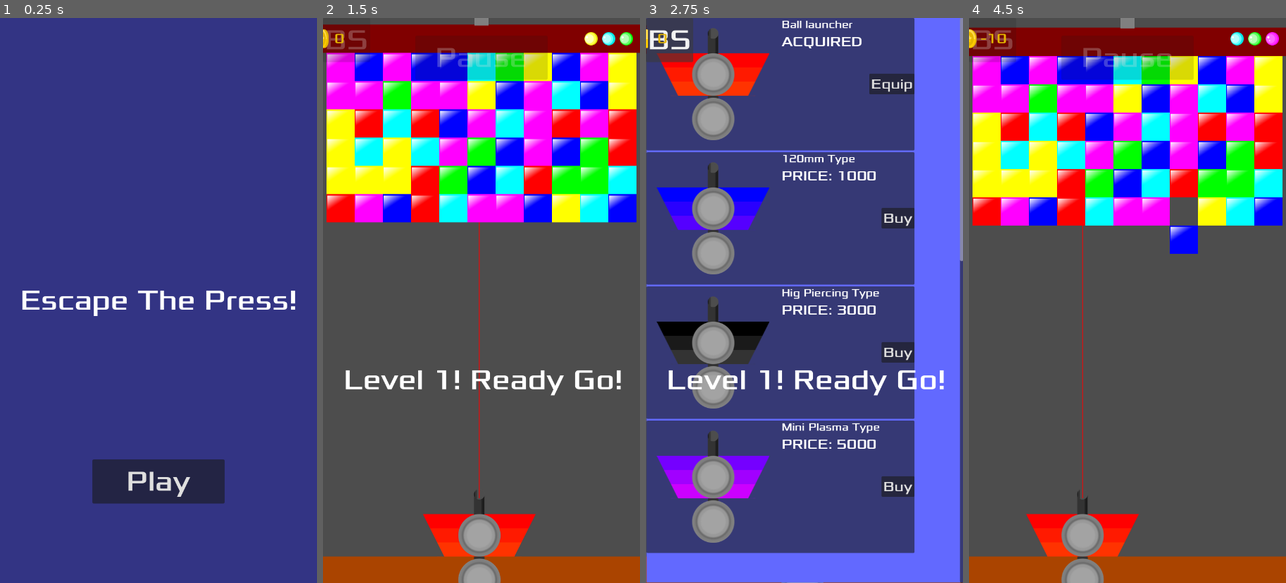
Above: before the commit, frames 1-4 (left to right).
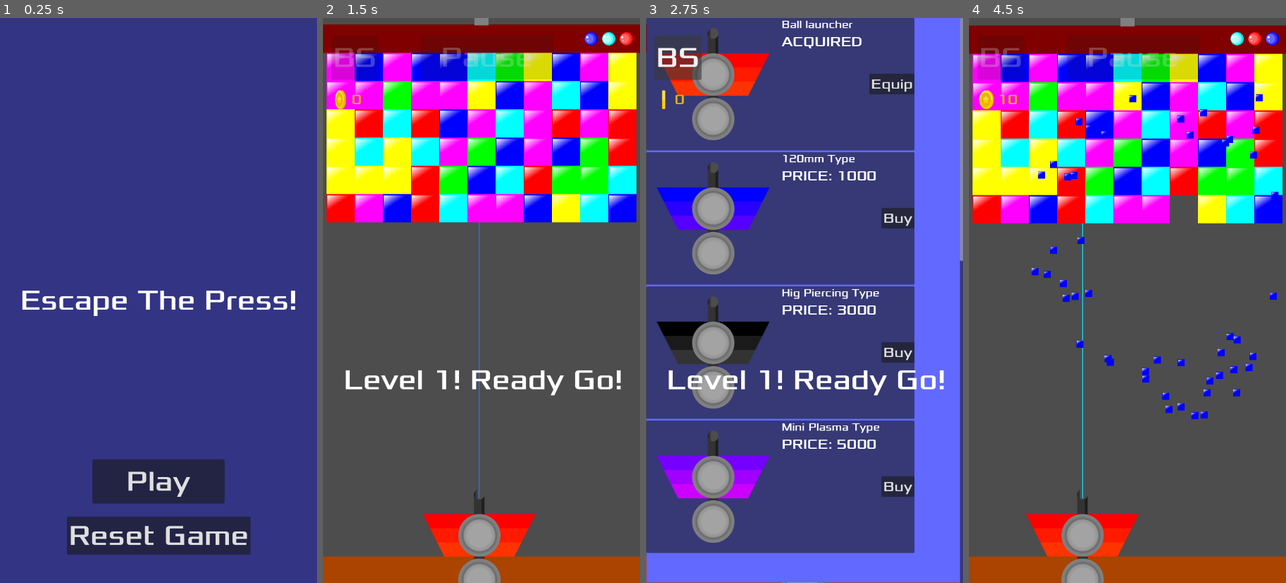
Above: after the commit, the same moments.

Repository: JamesElison/Escape_The_Press
Game: Godot game, scene res://core/scenes/set_elements/main_menu.tscn
Same seed, same stepped clock (60 frames per second), same inputs: the game is played once before the commit and once after it. Sound files missing from this copy of the repository are replaced by a short silence.
Inputs (mouse positions are in pixels of both pictures, inside the frame that each line leads up to):
- Up to frame 1 (0.25 s): no input
- Up to frame 2 (1.5 s): click (481, 537) at 0.5 s, where only the run after the commit has a clickable "Reset Game"; click "Play" at 1.25 s
- Up to frame 3 (2.75 s): click "BS" at 2 s
- Up to frame 4 (4.5 s): click "Equip" at 2.75 s; move the mouse to (1197, 272) at 3.52 s; hold D (right) 3.53-4.25 s; click (1197, 272) at 3.6 s; drag from (1064, 328) to (1130, 571) at 4.27 s

The runs differ from the first frame. In frame 1, 3.9% of the frame differs, in the area x 21-80%, y 88-95%; in frame 2, 2.3%; in frame 3, 1.5%; in frame 4, 13%, in the area x 0-100%, y 1-85%.

Commit message:
Versão 0.1.5: Mira laser na cor da bola...

Diff:
--- a/core/scenes/levels/test_area.tscn
+++ b/core/scenes/levels/test_area.tscn
@@ -98,8 +98,10 @@
 [node name="BodyShopButton" parent="LevelCanvasLayer/HUD" unique_id=575916918 node_paths=PackedStringArray("body_shop_ui", "pause_button") instance=ExtResource("13_jyd58")]
 process_mode = 3
 layout_mode = 1
-offset_right = 107.0
-offset_bottom = 100.0
+offset_left = 19.0
+offset_top = 40.0
+offset_right = 126.0
+offset_bottom = 140.0
 size_flags_horizontal = 4
 size_flags_vertical = 4
 body_shop_ui = NodePath("../../BodyShop")
@@ -110,18 +112,18 @@
 anchors_preset = 5
 anchor_left = 0.5
 anchor_right = 0.5
-offset_left = 190.0
-offset_top = 40.0
-offset_right = 490.0
-offset_bottom = 140.0
+offset_left = 203.0
+offset_top = 39.0
+offset_right = 503.0
+offset_bottom = 139.0
 grow_horizontal = 2
 
 [node name="Coin" parent="LevelCanvasLayer/HUD" unique_id=780510659 instance=ExtResource("12_2xyph")]
 layout_mode = 0
-offset_left = 1.0
-offset_top = 47.0
-offset_right = 1.0
-offset_bottom = 47.0
+offset_left = 40.0
+offset_top = 185.0
+offset_right = 40.0
+offset_bottom = 185.0
 mouse_filter = 2
 
 [node name="MessageTimer" type="Timer" parent="." unique_id=1222788902]
--- a/core/scenes/set_elements/hud.tscn
+++ b/core/scenes/set_elements/hud.tscn
@@ -48,4 +48,20 @@
 theme_override_font_sizes/font_size = 64
 text = "Play"
 
+[node name="ResetButton" type="Button" parent="." unique_id=1207356961]
+anchors_preset = 7
+anchor_left = 0.5
+anchor_top = 1.0
+anchor_right = 0.5
+anchor_bottom = 1.0
+offset_left = -208.5
+offset_top = -150.0
+offset_right = 208.5
+offset_bottom = -64.0
+grow_horizontal = 2
+grow_vertical = 0
+theme_override_fonts/font = ExtResource("1_w0588")
+theme_override_font_sizes/font_size = 64
+text = "Reset Game"
+
 [connection signal="pressed" from="StartButton" to="." method="_on_start_button_pressed"]
--- a/core/scripts/charger.gd
+++ b/core/scripts/charger.gd
@@ -1,72 +1,105 @@
 extends Node2D
+
+signal top_color_changed(new_color_idx: int)
 
 var pre_charger_ball = preload("res://core/scenes/set_elements/color_ball_charger.tscn")
 
-# Lista com as instâncias ativas das bolas no carregador
-# Index 0 = Bola da saída (Topo / Pronto para disparar - Marker3 ou Marker1 dependendo da sua cena)
-# Último Index = Bola na base da fila
 var balls: Array = []
 
-# Referência dos marcadores organizados do Topo (Saída) para a Base
 @onready var markers: Array = [
-	$ChargerMarker3, # Topo (Pronto para atirar)
+	$ChargerMarker3, # Topo (Saída)
 	$ChargerMarker2, # Meio
-	$ChargerMarker1  # Base (Onde entram as novas bolas)
+	$ChargerMarker1  # Base
 ]
 
 func _ready() -> void:
 	call_deferred("initialize_charger")
 
 func initialize_charger() -> void:
-	# Limpa qualquer bola existente por precaução
 	for ball in balls:
 		if is_instance_valid(ball):
 			ball.queue_free()
 	balls.clear()
 
-	# Instancia uma bola para cada marcador
 	for marker in markers:
 		var new_ball = pre_charger_ball.instantiate()
-		new_ball.color_ball = randi() % 6
 		get_parent().add_child(new_ball)
 		new_ball.global_position = marker.global_position
+		new_ball.color_ball = get_targeted_bottom_color()
 		balls.append(new_ball)
 
-## Consome a bola do topo, move a fila e retorna a cor de forma atômica (Sem atraso de sinal)
+	# Notifica o player sobre a cor da primeira bola no topo
+	top_color_changed.emit(get_top_ball_color())
+
 func pop_top_ball_color() -> int:
 	if balls.is_empty():
-		return 0 # Valor fallback caso a lista esteja vazia por segurança
+		return 0
 
-	# 1. Pega a bola da frente (Topo da fila / Saída)
+	# 1. Remove a bola do topo
 	var fired_ball = balls.pop_front()
-	var shot_color = fired_ball.color_ball
+	var shot_color = 0
 
-	# Destrói a bola que foi consumida
-	fired_ball.queue_free()
+	if is_instance_valid(fired_ball):
+		shot_color = fired_ball.color_ball
+		fired_ball.queue_free()
 
-	# 2. Anima as bolas restantes subindo um nível em direção ao topo
+	# 2. Anima a subida das bolas restantes
 	for i in range(balls.size()):
 		if is_instance_valid(balls[i]):
 			var target_marker = markers[i]
 			var tween = create_tween()
 			tween.tween_property(balls[i], "global_position", target_marker.global_position, 0.12)
 
-	# 3. Instancia a nova bola na base (ChargerMarker1)
+	# 3. Cria uma nova bola na base com a cor direcionada
 	var new_ball = pre_charger_ball.instantiate()
-	new_ball.color_ball = randi() % 6
 	get_parent().add_child(new_ball)
+	new_ball.global_position = markers[2].global_position
+	new_ball.color_ball = get_targeted_bottom_color()
+	balls.append(new_ball)
 
-	# Coloca na posição do último marcador (Base)
-	var base_marker = markers[markers.size() - 1]
-	new_ball.global_position = base_marker.global_position
-
-	# Adiciona ao final da lista
-	balls.append(new_ball)
+	# 4. Notifica a nova cor do topo após a reorganização
+	top_color_changed.emit(get_top_ball_color())
 
 	return shot_color
 
-# Mantida por compatibilidade caso algum outro script consulte apenas a cor sem disparar
 func get_top_ball_color() -> int:
 	if not balls.is_empty() and is_instance_valid(balls[0]):
 		return balls[0].color_ball
 	return 0
+
+func get_targeted_bottom_color() -> int:
+	var all_blocks = get_tree().get_nodes_in_group("blocks")
+	var valid_blocks: Array[Node] = []
+
+	for block in all_blocks:
+		if is_instance_valid(block) and not block.get("is_being_destroyed"):
+			valid_blocks.append(block)
+
+	if valid_blocks.is_empty():
+		return randi() % 6
+
+	var unique_y_positions: Array[float] = []
+	for block in valid_blocks:
+		var block_y = snapped(block.global_position.y, 16.0)
+		if not block_y in unique_y_positions:
+			unique_y_positions.append(block_y)
+
+	unique_y_positions.sort()
+	unique_y_positions.reverse()
+
+	var target_y_count = min(2, unique_y_positions.size())
+	var lowest_y_levels = unique_y_positions.slice(0, target_y_count)
+
+	var available_colors: Array[int] = []
+
+	for block in valid_blocks:
+		var block_y = snapped(block.global_position.y, 16.0)
+		if block_y in lowest_y_levels:
+			var idx: int = block.block_color
+			if idx >= 0 and idx < 6 and not idx in available_colors:
+				available_colors.append(idx)
+
+	if not available_colors.is_empty():
+		return available_colors.pick_random()
+
+	return randi() % 6
--- a/core/scripts/hud.gd
+++ b/core/scripts/hud.gd
@@ -5,8 +5,25 @@
 @onready var HUD_color_rect = $HUDColorRect
 @onready var message_label = $MessageLabel
 @onready var start_button = $StartButton
+@onready var reset_button = $ResetButton
+
+func _ready() -> void:
+	# Conecta o botão de reset dinamicamente caso não esteja conectado pela IDE
+	if is_instance_valid(reset_button):
+		if not reset_button.pressed.is_connected(_on_reset_button_pressed):
+			reset_button.pressed.connect(_on_reset_button_pressed)
 
 func _on_start_button_pressed() -> void:
 	# Carrega o save existente com o nível em que o jogador parou
 	GameManager.load_game_data()
 	get_tree().change_scene_to_file("res://core/scenes/levels/test_area.tscn")
+
+func _on_reset_button_pressed() -> void:
+	# Executa o reset nos Singletons (Dados de Jogo e Compras In-App)
+	GameManager.reset_all_save_data()
+
+	# Opcional: Se o Autoload do InAppManager se chamar "InAppManager"
+	if Engine.has_singleton("InAppManager") or get_node_or_null("/root/InAppManager") != null:
+		get_node("/root/InAppManager").reset_local_purchases()
+
+	print("Save zerado com sucesso!")
--- a/core/scripts/player.gd
+++ b/core/scripts/player.gd
@@ -4,6 +4,16 @@
 var pre_ball = preload("res://core/scenes/set_elements/color_ball.tscn")
 
 const SPEED = 1000.0
+
+# Cores equivalentes às bolas do jogo [Red, Green, Blue, Cyan, Magenta, Yellow]
+const BALL_COLORS: Array[Color] = [
+	Color(0.95, 0.2, 0.2),   # 0: Red
+	Color(0.2, 0.9, 0.3),   # 1: Green
+	Color(0.2, 0.4, 0.95),  # 2: Blue
+	Color(0.1, 0.85, 0.95), # 3: Cyan
+	Color(0.9, 0.25, 0.85), # 4: Magenta
+	Color(0.95, 0.85, 0.1)  # 5: Yellow
+]
 
 @onready var player_ball_shoot = $PlayerBallShoot
 @onready var player_sprite = $PlayerSprite
@@ -22,12 +32,24 @@
 var is_touching: bool = false
 var touch_target_x: float = 0.0
 
+var color_tween: Tween
+
 func _ready() -> void:
 	screen_size = get_viewport_rect().size
 
 	# Conecta ao sinal global do EventBus para atualizar em tempo real quando mudar na loja
 	if not EventBus.launcher_changed.is_connected(_on_launcher_changed):
 		EventBus.launcher_changed.connect(_on_launcher_changed)
+
+	# Conecta ao sinal de mudança de cor do carregador
+	if is_instance_valid(charger):
+		if charger.has_signal("top_color_changed"):
+			if not charger.top_color_changed.is_connected(_on_top_color_changed):
+				charger.top_color_changed.connect(_on_top_color_changed)
+
+		# Sincroniza a cor inicial se o carregador já tiver uma bola
+		if charger.has_method("get_top_ball_color"):
+			_on_top_color_changed(charger.get_top_ball_color())
 
 	# Atualiza o sprite inicial de acordo com o item equipado no GameManager
 	update_launcher_sprite(GameManager.equipped_launcher)
@@ -60,6 +82,29 @@
 	laser_line.clear_points()
 	laser_line.add_point(origin_point)
 	laser_line.add_point(target_point)
+
+func _on_top_color_changed(color_idx: int) -> void:
+	if not is_instance_valid(laser_line):
+		return
+
+	var valid_idx = clamp(color_idx, 0, BALL_COLORS.size() - 1)
+	var target_color = BALL_COLORS[valid_idx]
+
+	# Anima a transição de cor do laser de forma suave
+	if color_tween and color_tween.is_running():
+		color_tween.kill()
+
+	color_tween = create_tween()
+
+	if laser_line.gradient:
+		color_tween.tween_method(
+			func(c: Color): laser_line.gradient.set_color(0, c),
+			laser_line.gradient.get_color(0),
+			target_color,
+			0.15
+		)
+	else:
+		color_tween.tween_property(laser_line, "default_color", target_color, 0.15)
 
 func update_launcher_sprite(launcher_id: String) -> void:
 	var texture_path = ""
--- a/core/scripts/singletons/game_manager.gd
+++ b/core/scripts/singletons/game_manager.gd
@@ -2,7 +2,7 @@
 
 # --- DADOS PERSISTENTES DO JOGO ---
 var current_level: int = 1
-var press_speed: float = 3.0
+var press_speed: float = 1.0
 var coins: int = 0
 
 var unlocked_launchers: Array[String] = ["launcher_default"]
@@ -41,7 +41,7 @@
 
 func advance_to_next_level() -> void:
 	current_level += 1
-	press_speed += 0.2
+	press_speed += 0.1
 	add_coins(500) # Recompensa por passar de nível
 	save_game_data()
 
@@ -77,3 +77,22 @@
 					unlocked_launchers.append(str(l))
 
 				equipped_launcher = save_dict.get("equipped_launcher", "launcher_default")
+
+# --- RESET COMPLETO DE SAVE ---
+func reset_all_save_data() -> void:
+	# 1. Apaga o arquivo físico do computador/dispositivo
+	if FileAccess.file_exists(SAVE_PATH):
+		var dir = DirAccess.open("user://")
+		if dir:
+			dir.remove("game_save.dat")
+
+	# 2. Reseta as variáveis em memória para o estado inicial
+	current_level = 1
+	press_speed = 1.0
+	coins = 0
+	unlocked_launchers = ["launcher_default"]
+	equipped_launcher = "launcher_default"
+
+	# 3. Notifica a UI e o sistema de eventos sobre a mudança
+	EventBus.coins_updated.emit(coins)
+	EventBus.launcher_changed.emit(equipped_launcher)
--- a/core/scripts/singletons/in_app_manager.gd
+++ b/core/scripts/singletons/in_app_manager.gd
@@ -52,3 +52,12 @@
 		var file = FileAccess.open("user://purchases.dat", FileAccess.READ)
 		if file:
 			purchased_launchers = file.get_var()
+
+# --- RESET LOCAL DE COMPRAS IN-APP ---
+func reset_local_purchases() -> void:
+	if FileAccess.file_exists("user://purchases.dat"):
+		var dir = DirAccess.open("user://")
+		if dir:
+			dir.remove("purchases.dat")
+
+	purchased_launchers = ["player1"]
